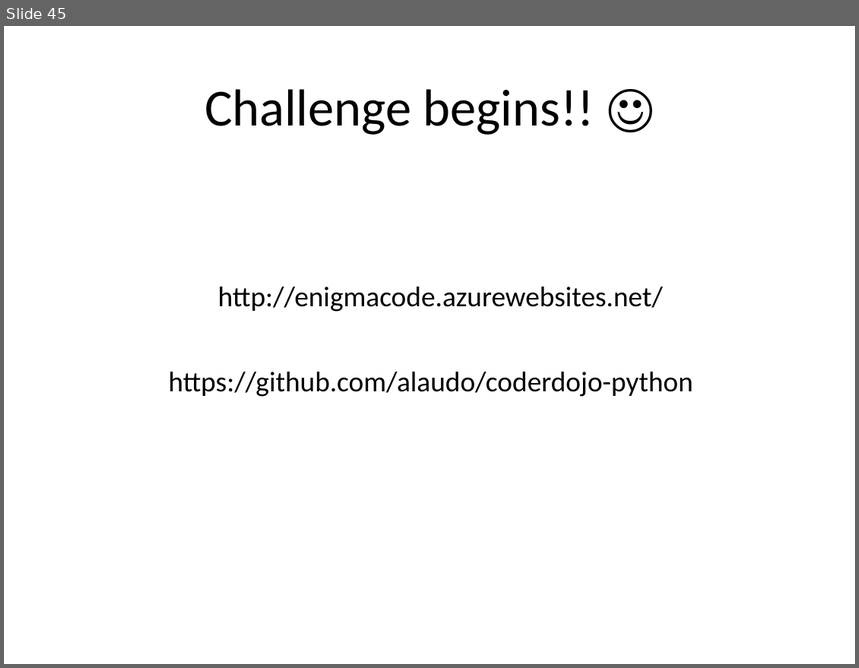
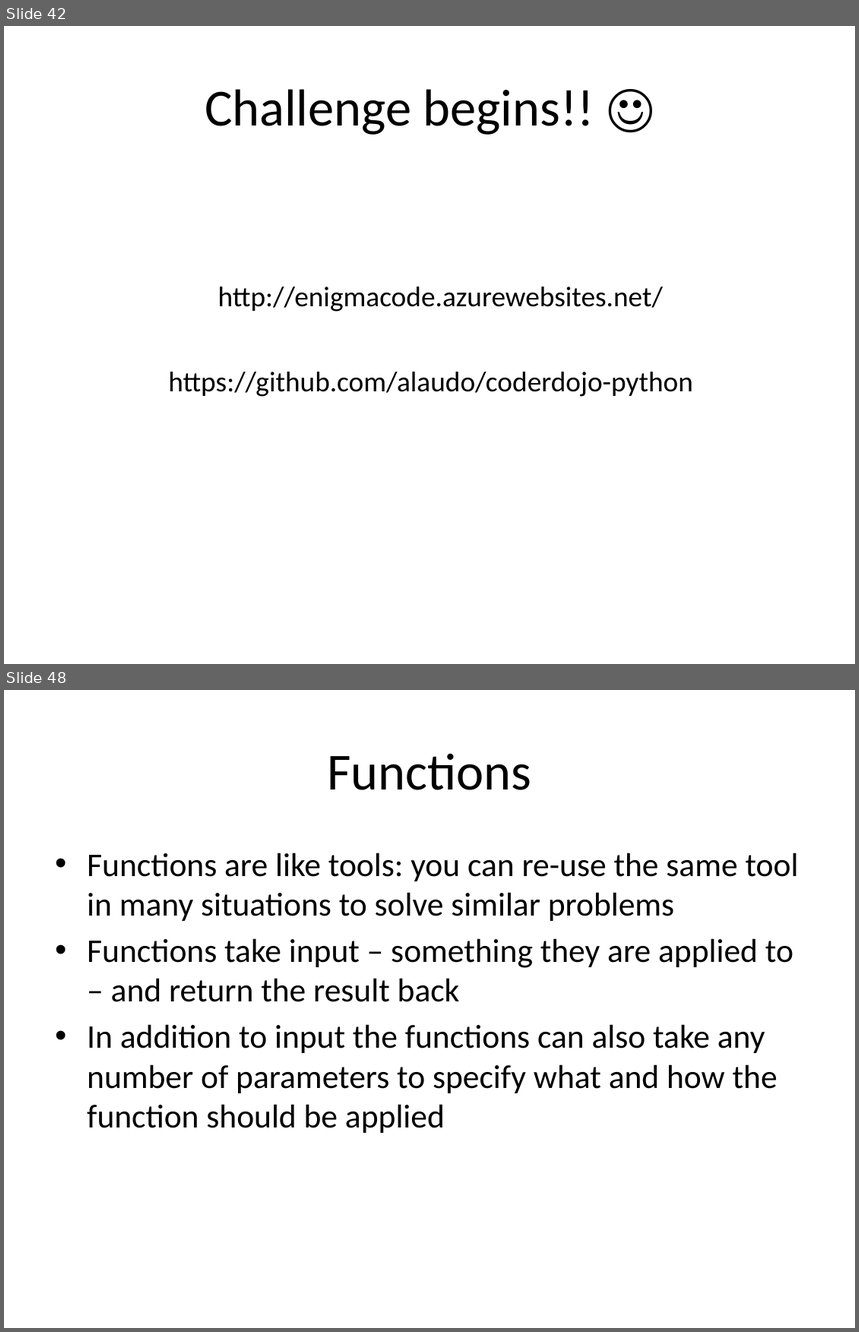
Before and after one commit to alaudo/coderdojo-python, a slide deck: dojo-presentation-intermediate.pptx. Shown one above the other, each under a label of ours: slide 45 before the commit, slides 42 and 48 after it; the slides between them are not shown. The pictures are 859x668 and 859x1332 pixels, drawn with LibreOffice and Linux fonts; fonts in the diff are those of the drawing. Boxes give left, top, right and bottom in pixels: in the first picture for what was removed or moved away, otherwise in the second. Text is boxed around its words. In the diff, an @@ line names an element or a change of style, - is before the commit and + after.

```diff
--- a/dojo-presentation-intermediate.pptx
+++ b/dojo-presentation-intermediate.pptx
@@ slide 48 added at box(4, 690, 855, 1328), background #FFFFFF @@
@@ title added at box(327, 753, 531, 790), 44 pt, text #000000 @@
+Functions
@@ text added at box(87, 853, 799, 1133), 28 pt, text #000000 @@
+• Functions are like tools: you can re-use the same tool in many situations to solve similar problems
+• Functions take input – something they are applied to – and return the result back
+• In addition to input the functions can also take any number of parameters to specify what and how the function should be applied
@@ what was slide 45 is now slide 42 @@
```
Also in this commit, not shown: 2 slides changed, 24 other slides added, 10 slides removed, 8 other files.
